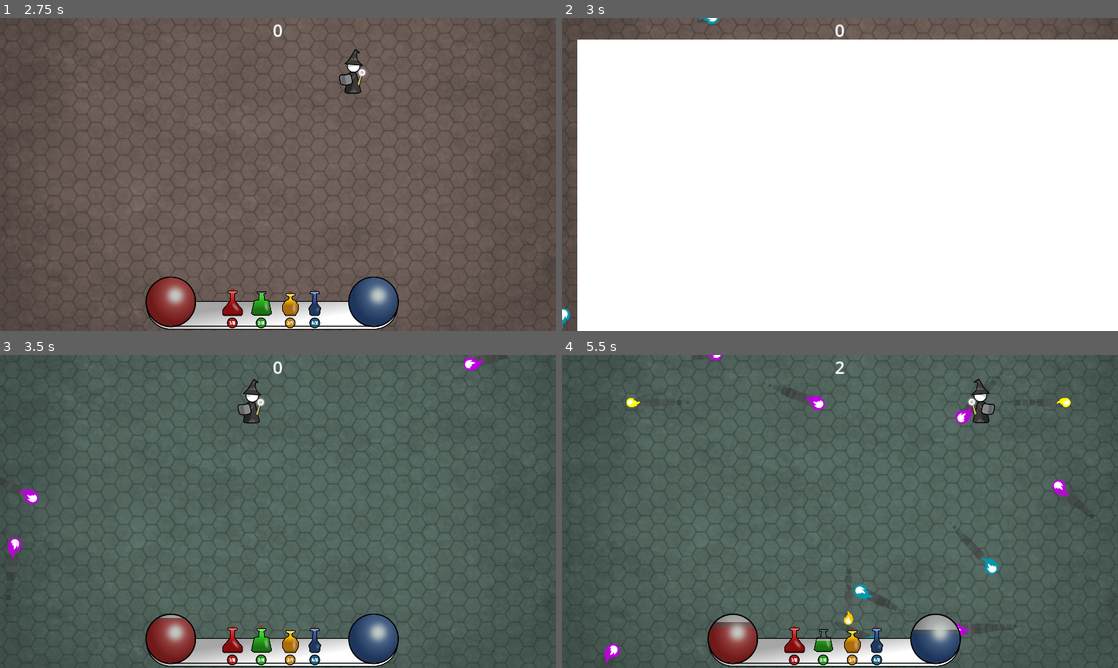
Above: before the commit, frames 1-4 (two rows, left to right).
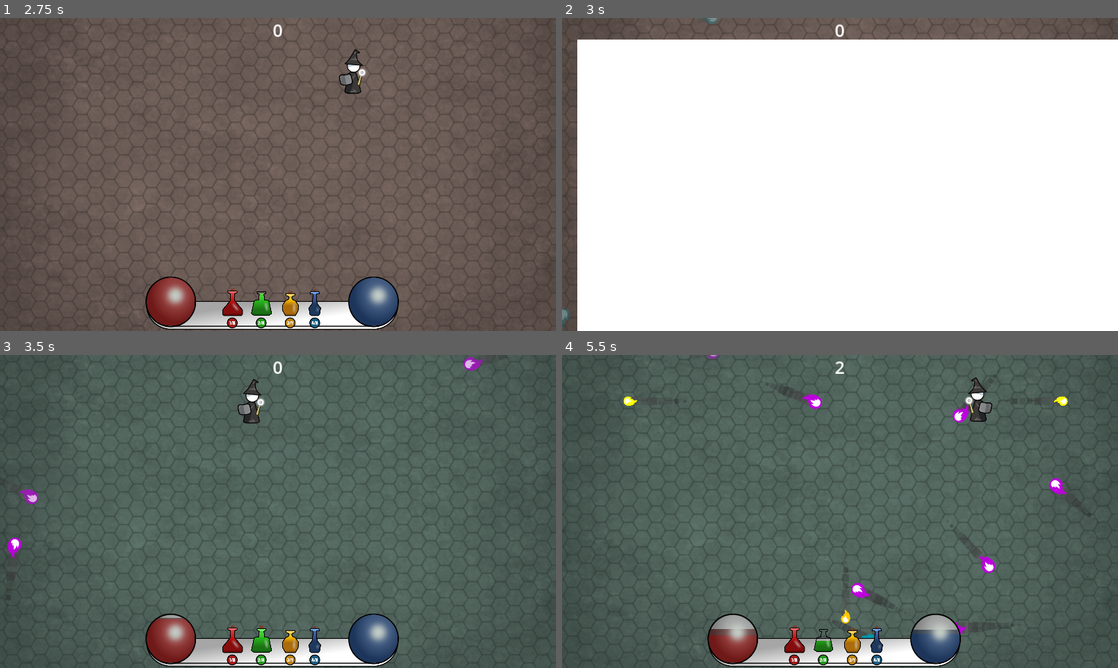
Above: after the commit, the same moments.

Repository: kurilluk/GDSJam23
Game: Godot game, scene res://assets/scenes/Main.tscn
Same seed, same stepped clock (60 frames per second), same inputs: the game is played once before the commit and once after it. Sound files missing from this copy of the repository are replaced by a short silence.
Inputs:
- Up to frame 1 (2.75 s): click "Start" at 0.5 s; hold D (Right) 1.28-2.03 s; tap 1 (Potion_1) at 1.35 s; hold S (Down) from 2.03 s (still down); tap 2 (Potion_2) at 2.1 s
- Up to frame 2 (3 s): release S (Down) at 2.78 s; hold D (Right) from 2.78 s (still down); tap 3 (Potion_3) at 2.85 s
- Up to frame 3 (3.5 s): keep holding D (Right)
- Up to frame 4 (5.5 s): release D (Right) at 3.53 s; hold W (Up) 3.53-4.28 s; tap 4 (Potion_4) at 3.6 s; hold A (Left) from 4.28 s (still down); tap 1 (Potion_1) at 4.35 s; tap 2 (Potion_2) at 5.1 s

Frame 1 is identical in both runs. In frame 2, 0.1% of the frame differs, in the area x 0-29%, y 0-100%; in frame 3, 0.2%; in frame 4, 3.1%, in the area x 1-99%, y 0-100%.

Commit message:
idk anymore

Diff:
--- a/examples/dodge_the_creeps/assets/scripts/EnemyProjectile.gd
+++ b/examples/dodge_the_creeps/assets/scripts/EnemyProjectile.gd
@@ -3,6 +3,7 @@
 
 func _ready():
 	$Fire_2.play()
+	fade_in(0.5, Callable())
 
 func _on_VisibilityNotifier2D_screen_exited():
 	queue_free()
@@ -13,5 +14,28 @@
 func set_new_rotation(new_rot):
 	$FireballBottom.rotation = new_rot
 
-func die():
-	queue_free()
+func fade_in(duration, callback: Callable):
+	$FireballBottom.modulate = Color.TRANSPARENT
+	var fade_tweener = create_tween()
+	fade_tweener.tween_property($FireballBottom, "modulate", Color.WHITE, duration). \
+		set_ease(Tween.EASE_OUT).set_trans(Tween.TRANS_QUAD)
+	fade_tweener.tween_callback(callback)
+
+func fade_out(fade_dur, duration_to_callback, callback: Callable):
+	enable_collider(false)
+	$FireballBottom/Trail.emitting = false
+	var fade_tweener = create_tween()
+	fade_tweener.tween_property($FireballBottom, "self_modulate", Color.TRANSPARENT, fade_dur). \
+		set_ease(Tween.EASE_OUT).set_trans(Tween.TRANS_QUAD)
+	fade_tweener.parallel().tween_property($FireballBottom/FireballTop, "self_modulate", Color.TRANSPARENT, fade_dur). \
+		set_ease(Tween.EASE_IN).set_trans(Tween.TRANS_QUAD)
+	fade_tweener.tween_property($FireballBottom, "self_modulate", Color.TRANSPARENT, duration_to_callback - fade_dur)
+	fade_tweener.tween_callback(callback)
+
+func enable_collider(value):
+	$CollisionShape2D.disabled = !value
+
+func destroy_self():
+	enable_collider(false)
+	$FireballBottom/Trail.emitting = false
+	fade_out(0.1, 1.0, Callable(self, "queue_free"))
--- a/examples/dodge_the_creeps/assets/scripts/Fireball.gd
+++ b/examples/dodge_the_creeps/assets/scripts/Fireball.gd
@@ -78,9 +78,9 @@
 func _on_body_entered(body):
 	if body.is_in_group("Player"):
 		pass # Replace with function body.
-	if body.is_in_group("mobs"):
+	if body.is_in_group("Projectile"):
 		destroy_self()
-		body.die()
+		body.destroy_self()
 
 func _on_area_entered(area):
 	if area.is_in_group("Player") and ignore_target != "Player":
--- a/examples/dodge_the_creeps/assets/scripts/Main.gd
+++ b/examples/dodge_the_creeps/assets/scripts/Main.gd
@@ -98,7 +98,6 @@
 
 		e_proj.set_new_rotation(Vector2.UP.angle_to(e_proj.linear_velocity.normalized()))
 
-
 		e_proj.set_color(current_layer.enemy_main_color)
 		enemy_projectiles.append(e_proj)
 	# Spawn the mob by adding it to the Main scene.
